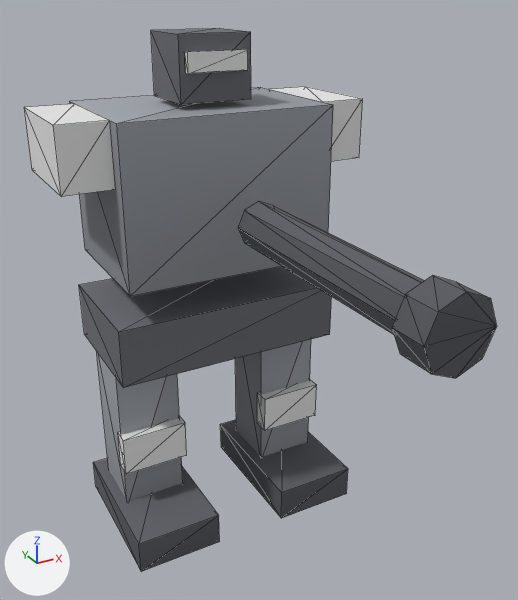
Before and after pictures for a commit that changed the glTF model csharp/Unciv.Godot/Packs/units/models/unit/Giant Death Robot.glb.
The view is the same before and after, from a 50 mm lens placed at (-0.494, -1.098, 0.926), pointed at (-0.01, -0.219, 0.486). Arrows for +X, +Y and +Z are at lower left; the lights stay in place. The first picture is the older version. Mesh edges are drawn as thin lines. Vertices at exactly the same position are counted once.

The first picture shows 'Body', 'Part1', 'Part2'.
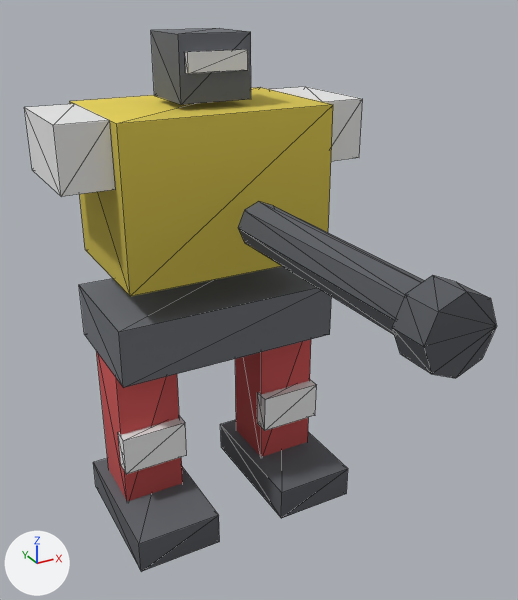
Location of each change, (x1, y1, x2, y2) in pixels of the pictures (518 x 600 px; the box of a moved part takes in the faces that stretch with it):
'Body', reshaped, recoloured (darker): (79, 266, 348, 571) in both
part 1 of me_body, moved or reshaped: before (93, 458, 220, 571); after (96, 351, 183, 501)
part 2 of me_body, moved or reshaped: before (220, 420, 348, 518); after (235, 339, 311, 457)
part 3 of me_body, moved or reshaped: before (79, 266, 332, 388); after (93, 458, 220, 571)
part 4 of me_body, moved or reshaped: before (96, 351, 183, 501); after (220, 420, 348, 518)
part 5 of me_body, moved or reshaped: before (235, 339, 311, 457); after (79, 266, 332, 388)
part 6 of me_body, recoloured: before (150, 432, 311, 497); after (98, 339, 311, 501)
part 7 of me_body, recoloured: before (104, 420, 281, 504); after (96, 351, 260, 500)
part 8 of me_body, recoloured: before (96, 339, 311, 501); after (95, 266, 314, 459)
part 9 of me_part1, recoloured: (70, 87, 333, 296) in both

What changed in the scene script:
```text
Add mat_yellow:
    mat_yellow = bpy.data.materials.new('Yellow')
    # nodes: BsdfPrincipled, Mix, OutputMaterial, VertexColor
    # colours: yellow #f6df59, mixed with the vertex colours
Add mat_crimson:
    mat_crimson = bpy.data.materials.new('Crimson')
    # nodes: BsdfPrincipled, Mix, OutputMaterial, VertexColor
    # colours: red #dd5959, mixed with the vertex colours
Change me_body:
    where me_body.from_pydata(...)  # 56 vertices, 84 faces; spans x -0.215..0.215, y -0.17..0.11, z 0.0..0.43
    used by ob_body; location = (0.0, 0.0, 0.0)
    me_body part 1: the loose piece of 8 vertices spanning x -0.215..-0.065, y -0.17..0.09, z 0.0..0.06 is scaled about its middle by (0.733, 0.423, 5), then moved by (0.0, 0.04, 0.17)
    me_body part 2: the loose piece of 8 vertices spanning x 0.065..0.215, y -0.17..0.09, z 0.0..0.06 is scaled about its middle by (0.733, 0.423, 5), then moved by (0.0, 0.04, 0.17)
    me_body part 3: the loose piece of 8 vertices spanning x -0.2..0.2, y -0.11..0.11, z 0.33..0.43 is scaled about its middle by (0.375, 1.18, 0.6), then moved by (-0.14, -0.04, -0.35)
    me_body part 4: the loose piece of 8 vertices spanning x -0.195..-0.085, y -0.055..0.055, z 0.05..0.35 is scaled about its middle by (1.36, 2.36, 0.2), then moved by (0.28, -0.04, -0.17)
    me_body part 5: the loose piece of 8 vertices spanning x 0.085..0.195, y -0.055..0.055, z 0.05..0.35 is scaled about its middle by (3.64, 2, 0.333), then moved by (-0.14, 0.0, 0.18)
    me_body part 6: 12 of the faces centred in x -0.215..0.215, y -0.17..-0.083, z 0.0..0.06 switch from mat_dark to mat_crimson
    me_body part 7: 12 of the faces centred in x -0.215..0.215, y 0.003..0.09, z 0.0..0.06 switch from mat_dark to mat_crimson
    me_body part 8: all 24 faces that had it switch from mat_grey to mat_dark
Change me_part1:
    where me_part1.from_pydata(...)  # 40 vertices, 60 faces; spans x -0.26..0.26, y -0.12..0.12, z -0.13..0.24
    used by ob_part1; location = (0.0, 0.0, 0.62)
    me_part1 part 9: all 12 faces that had it switch from mat_grey to mat_yellow
```
